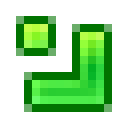
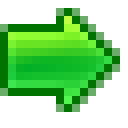
The second 128px x 128px image is a revision of the first. Changes to its layers:
added layer "Слой 12" above "Слой 11" over bbox(8, 16, 112, 104)
hid "Слой 10" over bbox(24, 24, 104, 104)
